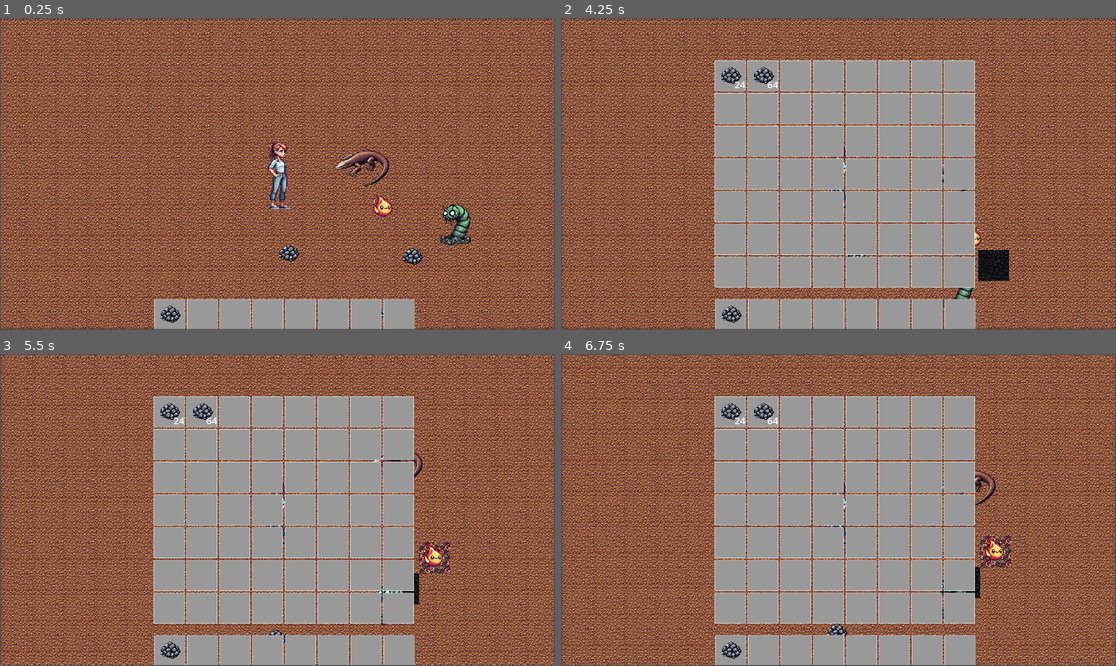
Above: before the commit, frames 1-4 (two rows, left to right).
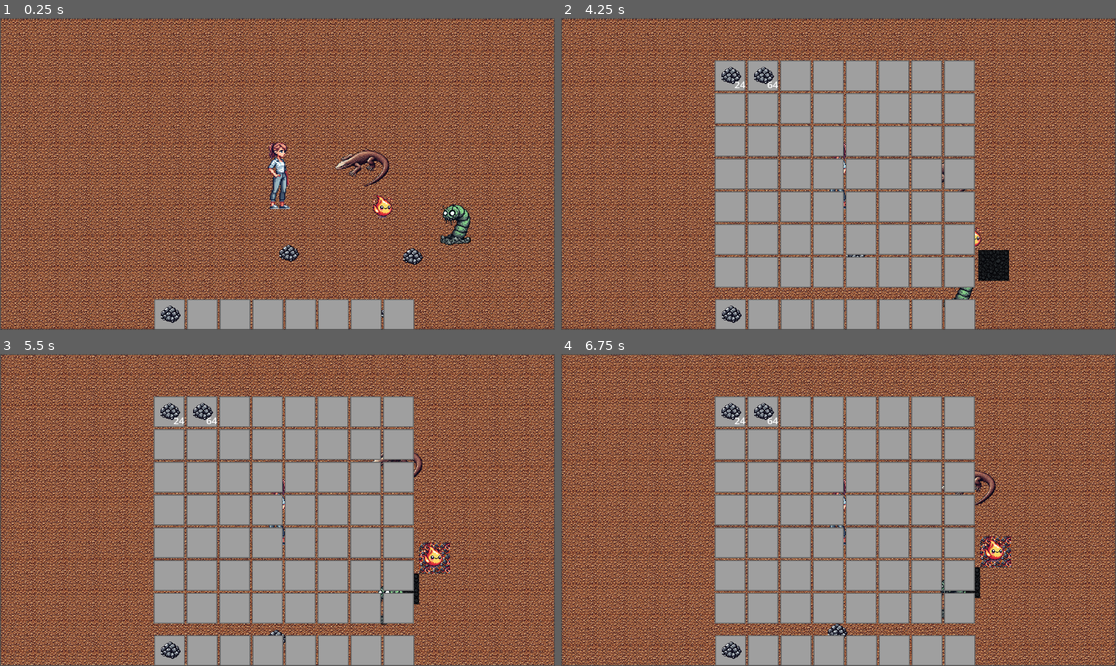
Above: after the commit, the same moments.

Repository: aaronjmcd2/ecomonster-project
Game: Godot game, scene res://scenes/Main.tscn
The game is run twice, just before and just after one commit, with the same random seed, the same clock (stepped at 60 frames per second) and the same inputs.
Inputs (mouse positions are in pixels of both pictures, inside the frame that each line leads up to):
- Up to frame 1 (0.25 s): no input
- Up to frame 2 (4.25 s): drag from (1005, 230) to (894, 105) at 0.52 s; drag from (938, 202) to (810, 236) at 1.27 s; move the mouse to (921, 170) at 2.02 s; hold Right (ui_right) 2.03-2.75 s; click (921, 170) at 2.17 s; drag from (810, 236) to (672, 127) at 2.77 s; move the mouse to (1005, 220) at 3.52 s; hold Left (ui_left) from 3.53 s (still down); click (1005, 220) at 3.67 s; tap Q (inventory_toggle) at 4.15 s
- Up to frame 3 (5.5 s): release Left (ui_left) at 4.25 s; drag from (111, 463) to (194, 432) at 4.27 s; move the mouse to (305, 510) at 5.02 s; hold Down (ui_down) from 5.03 s (still down); click (305, 510) at 5.17 s
- Up to frame 4 (6.75 s): release Down (ui_down) at 5.75 s; drag from (755, 432) to (727, 525) at 5.77 s; move the mouse to (960, 494) at 6.52 s; hold Up (ui_up) from 6.53 s (still down); click (960, 494) at 6.67 s

The runs differ from the first frame. In frame 1, 0.5% of the frame differs, in the area x 27-75%, y 89-100%; in frame 2, 5.0%; in frame 3, 5.0%, in the area x 27-75%, y 13-100%; in frame 4, 5.0%.

Commit message:
Enable Drag and Drop for Inventory Slots
- Converted InventorySlot root to Control to support drag-and-drop
- Implemented _get_drag_data, _can_drop_data, and _drop_data for slot-to-slot transfers
- Created centered drag preview under cursor using wrapper Control
- Restored visual styling with a Panel background behind each slot
- Verified support for multiple items and cursor feedback

Diff:
--- a/scenes/InventorySlot.tscn
+++ b/scenes/InventorySlot.tscn
@@ -3,18 +3,32 @@
 [ext_resource type="Script" uid="uid://bhra4t81xmynn" path="res://scripts/InventorySlot.gd" id="1_14any"]
 
 [sub_resource type="StyleBoxFlat" id="StyleBoxFlat_14any"]
-border_width_left = 1
-border_width_top = 1
-border_width_right = 1
-border_width_bottom = 1
-border_color = Color(0.868985, 0.868985, 0.868985, 1)
+bg_color = Color(0.621524, 0.621524, 0.621524, 1)
+border_width_left = 2
+border_width_top = 2
+border_width_right = 2
+border_width_bottom = 2
+border_color = Color(0.404511, 0.404511, 0.404511, 1)
 
-[node name="InventorySlot" type="Panel"]
+[node name="InventorySlot" type="Control"]
 custom_minimum_size = Vector2(64, 64)
+layout_mode = 3
+anchors_preset = 0
 offset_right = 64.0
 offset_bottom = 64.0
+size_flags_horizontal = 3
+size_flags_vertical = 3
+script = ExtResource("1_14any")
+
+[node name="Background" type="Panel" parent="."]
+layout_mode = 1
+anchors_preset = 15
+anchor_right = 1.0
+anchor_bottom = 1.0
+grow_horizontal = 2
+grow_vertical = 2
+mouse_filter = 2
 theme_override_styles/panel = SubResource("StyleBoxFlat_14any")
-script = ExtResource("1_14any")
 
 [node name="ItemIcon" type="TextureRect" parent="."]
 custom_minimum_size = Vector2(64, 64)
--- a/scenes/UI/InventoryUI.tscn
+++ b/scenes/UI/InventoryUI.tscn
@@ -89,5 +89,8 @@
 grow_vertical = 2
 
 [node name="InventoryGrid" type="GridContainer" parent="Background/MainContainer"]
+custom_minimum_size = Vector2(64, 64)
 layout_mode = 2
+theme_override_constants/h_separation = 4
+theme_override_constants/v_separation = 4
 columns = 8
--- a/scripts/InventorySlot.gd
+++ b/scripts/InventorySlot.gd
@@ -1,11 +1,14 @@
 class_name InventorySlot
-extends Panel
+extends Control
 
 var item_data: Dictionary = {}
-var dragging := false
 
 @onready var icon = $ItemIcon
 @onready var count_label = $ItemCount
+
+func _ready():
+	# Nothing needed here unless you want to add test items manually
+	pass
 
 func set_item(item: Dictionary):
 	item_data = item
@@ -28,31 +31,43 @@
 func get_item() -> Dictionary:
 	return item_data
 
-func get_drag_data(position):
+func _get_drag_data(at_position: Vector2) -> Variant:
 	if item_data.is_empty():
-		print("🛑 Item data empty!")
+		print("🔸 _get_drag_data: No item.")
 		return null
 
-	print("🟢 get_drag_data() called on:", item_data)
+	print("🟢 _get_drag_data called on:", item_data)
 
-	var drag_preview = TextureRect.new()
-	drag_preview.texture = icon.texture
-	drag_preview.custom_minimum_size = Vector2(32, 32)
-	set_drag_preview(drag_preview)
+	# Create a wrapper Control node
+	var preview_wrapper := Control.new()
+	preview_wrapper.size_flags_horizontal = Control.SIZE_SHRINK_CENTER
+	preview_wrapper.size_flags_vertical = Control.SIZE_SHRINK_CENTER
+
+	# Create the actual icon preview
+	var preview := TextureRect.new()
+	preview.texture = icon.texture
+	preview.custom_minimum_size = Vector2(32, 32)
+	preview.position = -preview.custom_minimum_size / 2 + Vector2(-8, -8)
+
+	preview_wrapper.add_child(preview)
+
+	set_drag_preview(preview_wrapper)
 
 	return {
 		"item": item_data,
 		"source": self
 	}
 
-func can_drop_data(position, data):
+
+
+func _can_drop_data(at_position: Vector2, data: Variant) -> bool:
 	return data.has("item") and data.has("source")
 
-func drop_data(position, data):
-	var incoming_item = data["item"]
-	var source_slot = data["source"]
+func _drop_data(at_position: Vector2, data: Variant) -> void:
+	print("🟣 Dropping data:", data)
+	var incoming = data["item"]
+	var source = data["source"]
 
-	# Simple swap for now
 	var temp = item_data
-	set_item(incoming_item)
-	source_slot.set_item(temp)
+	set_item(incoming)
+	source.set_item(temp)
--- a/scripts/Main.gd
+++ b/scripts/Main.gd
@@ -27,3 +27,6 @@
 	if event.is_action_pressed("inventory_toggle"):
 		var container = $UILayer/InventoryUI/Background/MainContainer
 		container.visible = not container.visible
+
+	if event is InputEventMouseButton:
+		print("📍 Mouse button:", event.button_index, " at ", event.position)
